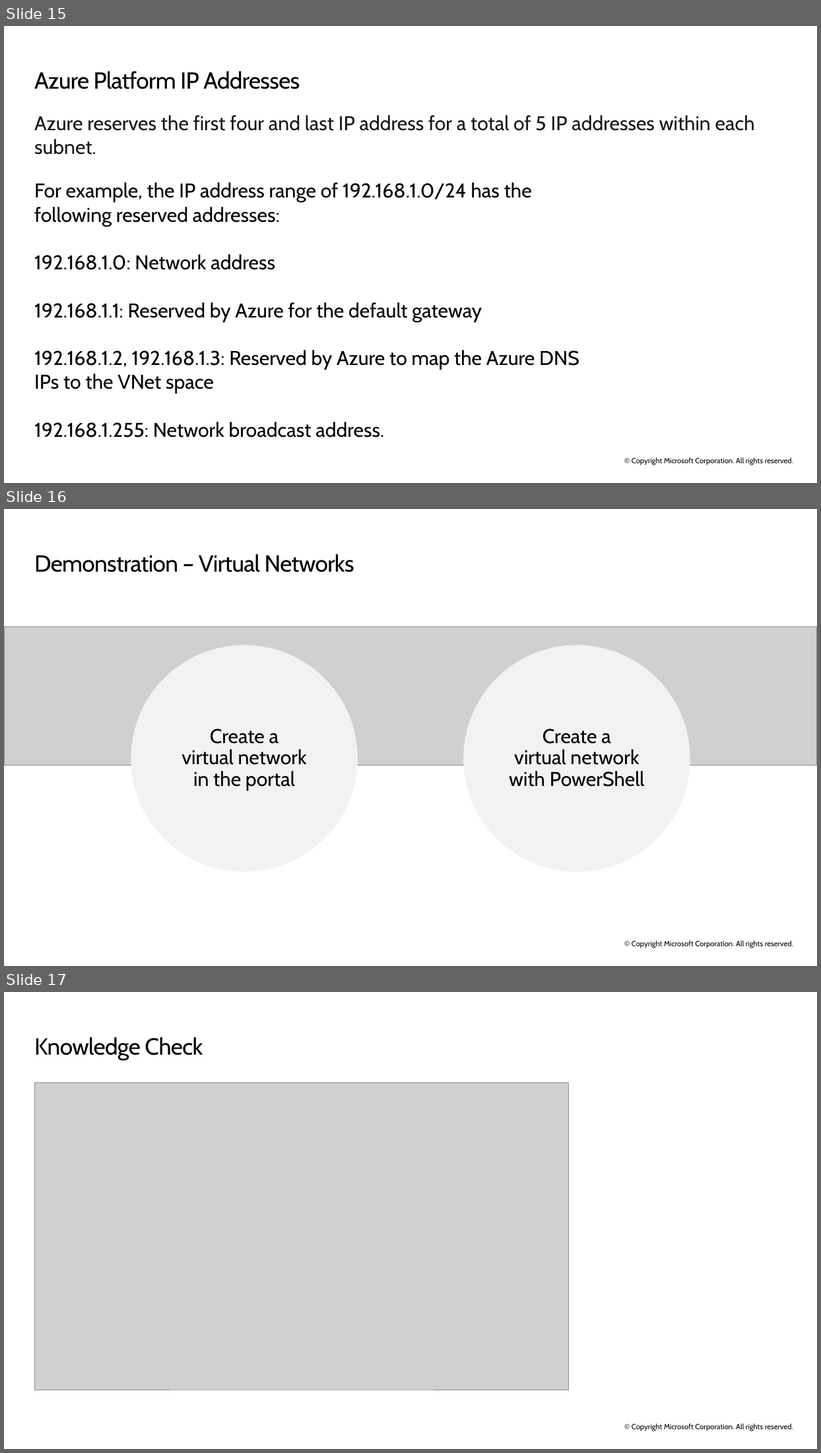
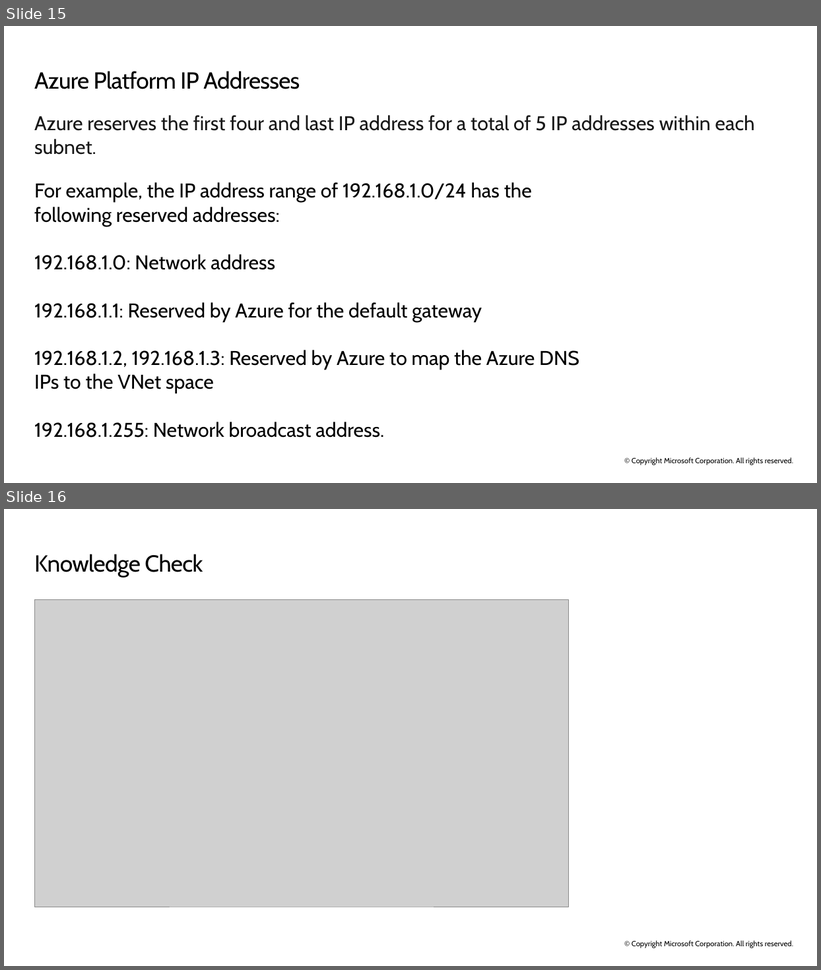
Before and after one commit to ryanpbetts/az-104-material, a slide deck: Slides/AZ-104T00A-ENU-PowerPoint_04 - done.pptx. Shown one above the other, each under a label of ours: slides 15, 16 and 17 before the commit, slides 15 and 16 after it. The pictures are 821x1453 and 821x970 pixels, drawn with LibreOffice and Linux fonts; fonts in the diff are those of the drawing; grey boxes stand for pictures. Boxes give left, top, right and bottom in pixels: in the first picture for what was removed or moved away, otherwise in the second. Text is boxed around its words. In the diff, an @@ line names an element or a change of style, - is before the commit and + after.

```diff
--- a/Slides/AZ-104T00A-ENU-PowerPoint_04 - done.pptx
+++ b/Slides/AZ-104T00A-ENU-PowerPoint_04 - done.pptx
@@ slide 16 removed at (4, 509, 817, 966), background #FFFFFF; not listed: 1 template element that a slide beside it also shows @@
@@ title removed at (34, 554, 354, 572) @@
-Demonstration – Virtual Networks
@@ picture removed at (4, 626, 816, 766) @@
@@ ellipse removed at (131, 646, 357, 872) @@
-Create a
-virtual network
-in the portal
@@ ellipse removed at (463, 646, 690, 872) @@
-Create a
-virtual network
-with PowerShell
@@ what was slide 17 is now slide 16 @@
```
Also in this commit, not shown: 1 slide changed, 13 other files.
